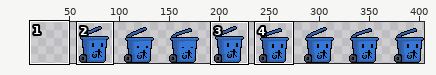
Sprite sheet, stored at assets/bins/recyclable/idle.png. Above, an overview of the earlier version with the close-up marked.
Close-up. First the earlier version:
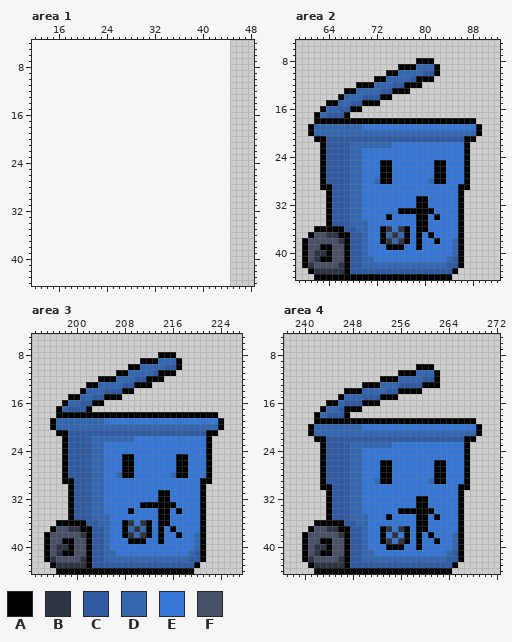
The file is 360x45 pixels. Colours within 5 levels of each other are drawn and written as one. Shown: area 1: x 12..48, y 4..44; area 2: x 59..92, y 5..44; area 3: x 193..227, y 5..44; area 4: x 237..272, y 5..44. The old version is drawn lined up with the new one, on the new canvas. The wide view leaves out empty margins. The commit also changed other parts of the picture, which this record leaves out.
Palette (. is transparent): A #000000  B #2f3442  C #305aa2  D #3367b2  E #3577d6  F #495169
And afterwards:
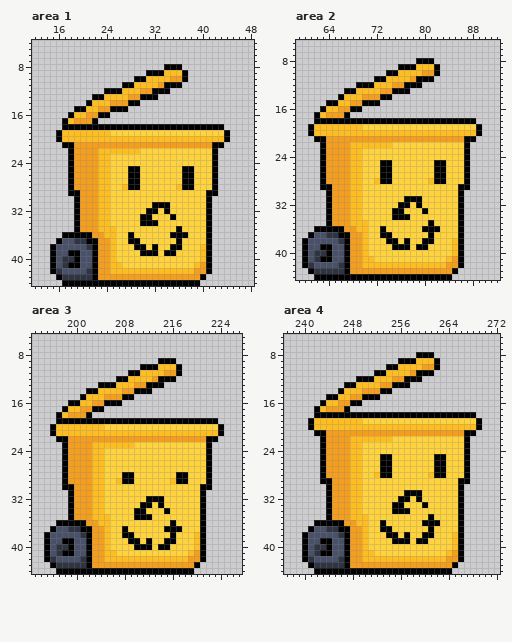
From old to new:
canvas 360x45 -> 405x45, the old top-left corner now at 45,0
colour C: #305aa2 -> #f39e1f
colour D: #3367b2 -> #febe22
colour E: #3577d6 -> #ffd33d
Changed rows in their new state; - is a pixel that keeps its letter.
Area 1:
first column x 15:
 8 -------------------AAA--------
 9 ----------------AAADDDA-------
10 --------------AADDDDCCA-------
11 ------------AADDDDCAAA--------
12 ---------AAADDDCCAAA----------
13 -------AADDDDCCAAA------------
14 ------ADDDCCCAA---------------
15 ----AADDCCAAA-----------------
16 ---ADDCCAA--------------------
17 --ADCCCA----------------------
18 --AAAAAAAAAAAAAAAAAAAAAAAAAAA-
19 -ADDDDDDDDEEEEEEEEEEEEEEEEEEEA
20 -ADDDDDDDDDDDDDDDDDDDDDDDDDDDA
21 --AACCCCCCCCCCCCCCCCCCCCCCCAA-
22 ---ACCCCDDDDDDDEEEEEEEEEEEEA--
23 ---ACCCCDDEEEEEEEEEEEEEEEEEA--
24 ---ACCCCDDEEEEEEEEEEEEEEEEEA--
25 ---ACCCCDDEEEAAEEEEEEEAAEEEA--
26 ---ACCCCDDEEEAAEEEEEEEAAEEEA--
27 ---ACCCCDDEEEAAEEEEEEEAAEEEA--
28 ---ACCCCDDEEDAAEEEEEEDAAEEEA--
29 ---AACCCDDEEEEEEEEEEEEEEEEAA--
30 ----ACCCDDEEEEEEEEEEEEEEEEA---
31 ----ACCCDDEEEEEEEAAAEEEEEEA---
32 ----ACCCDDEEEEEEAAEAEEEEEEA---
33 ----ACCCDDEEEEEAAEEEAEEEEEA---
34 ----ACCCDDEEEEEAAAEEEEEEEEA---
35 ----ACCCDDDEEEEEEEEEEAEEEEA---
36 --AAAAACCDDEEAEEEEEEAAAEEEA---
37 -AFFBBAACCDEEAAEEEEEEAEEEEA---
38 AFFFFFBACCDEEEAAEAEEAAEEEDA---
39 AFFAAFFACCDEEEEAAAEAAEEEEDA---
40 AFBBAFFACCDEEEEEEEEEEEEEEDA---
41 AFBAAFFACCDDEEEEEEEEEEEEDCA---
42 ABFFFFBACCDDDDDDDDDDDDDDCCA---
43 -ABBBBBACCCCCCCCCCCCCCCCCA----
44 --AAAAAAAAAAAAAAAAAAAAAAA-----
Area 2:
first column x 73:
31 ----AA-E--
32 ---AA--E--
33 --A-EEE-E-
34 -EAAA-EE-E
35 ------EEA-
36 -E-EE-E-AA
37 -AEEE-E---
38 EAAE--EAAE
39 -E--A--A--
Area 3:
first column x 196:
 8 ------------------...--------
 9 ---------------...AAA.-------
10 -------------..AAA-DD--------
11 -----------..AA--DDCCA-------
12 --------...AA-DDDC-AA--------
13 ------..AAA-DDCC-AA----------
14 -----.AA-DDDCCAAA------------
15 ---..A-DDCCCAA---------------
16 --.AADDCCAAA-----------------
17 -.ADD-CAA--------------------
18 --DCCC-.....................-
19 .AAAAAAAAAAAAAAAAAAAAAAAAAAA.
20 ---------EEEEEEEEEEEEEEEEEEE-
21 ADDDDDDDDDDDDDDDDDDDDDDDDDDDA
22 -A-----CCCCCCCCCCCCCCCCCCC-A-
23 ---------DDDDD---------------
25 ------------EE-------EE------
26 ------------EE-------EE------
27 ------------EE-------EE------
28 -----------E--------E--------
29 ---C-------DAA------DAA--E---
30 --A-----------------------A--
31 ------------------EE---------
32 ----------------AA-E---------
33 -----------------E-EE--------
34 -------------EAA--E--E-------
35 --------------AAA-EE---------
36 ------------EE-EE-EEA--------
37 -------------EEEE-EA-A-------
38 -------------AEEE-E-AE-------
39 ---------------EA-EAA--------
40 --------------AAA-AA---------
Area 4:
first column x 241:
 8 ------------------AAA--------
 9 ---------------AAADDDA-------
10 -------------AADDDDCCA-------
11 -----------AADDDDCAAA.-------
12 --------AAADDDCCAAA...-------
13 ------AADDDDCCAAA.....-------
14 -----ADDDCCCAA.....----------
15 ---AAD-CCAAA...--------------
16 --ADDC-AA...-----------------
17 -ADCC--..--------------------
18 --AAAA-AAAAAAAAAAAAAAAAAAAAA-
19 ADDDDDDDDEEEEEEEEEEEEEEEEEEEA
20 ---------DDDDDDDDDDDDDDDDDDD-
21 .AACCCCCCCCCCCCCCCCCCCCCCCAA.
22 -.-----DDDDDDDEEEEEEEEEEEE-.-
23 ---------EEEEE---------------
25 ------------AA-------AA------
28 -----------D--------D--------
29 ---A-------EEE------EEE--A---
30 --.-----------------------.--
31 ----------------AAA----------
32 ---------------AA--E---------
33 --------------AA--E----------
34 --------------A--EEEE--------
35 -------------E----EEAE-------
36 ------------A-----E-AA-------
37 -------------A-EE-EEA--------
38 ------------EAA---EA---------
39 ------------EEAA---A-E-------
40 -------------EEE--E----------
Pixel boxes of the changes (left, top, right, bottom) in both close-ups:
added: (50, 64, 230, 286)
changed: (314, 64, 476, 274)
changed: (50, 352, 224, 568)
changed: (308, 352, 482, 568)
